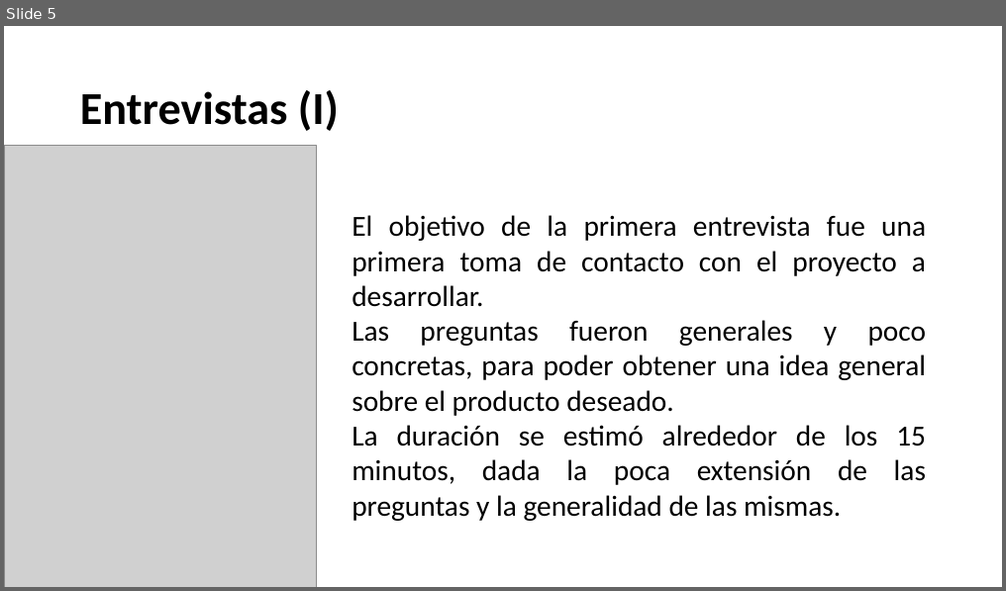
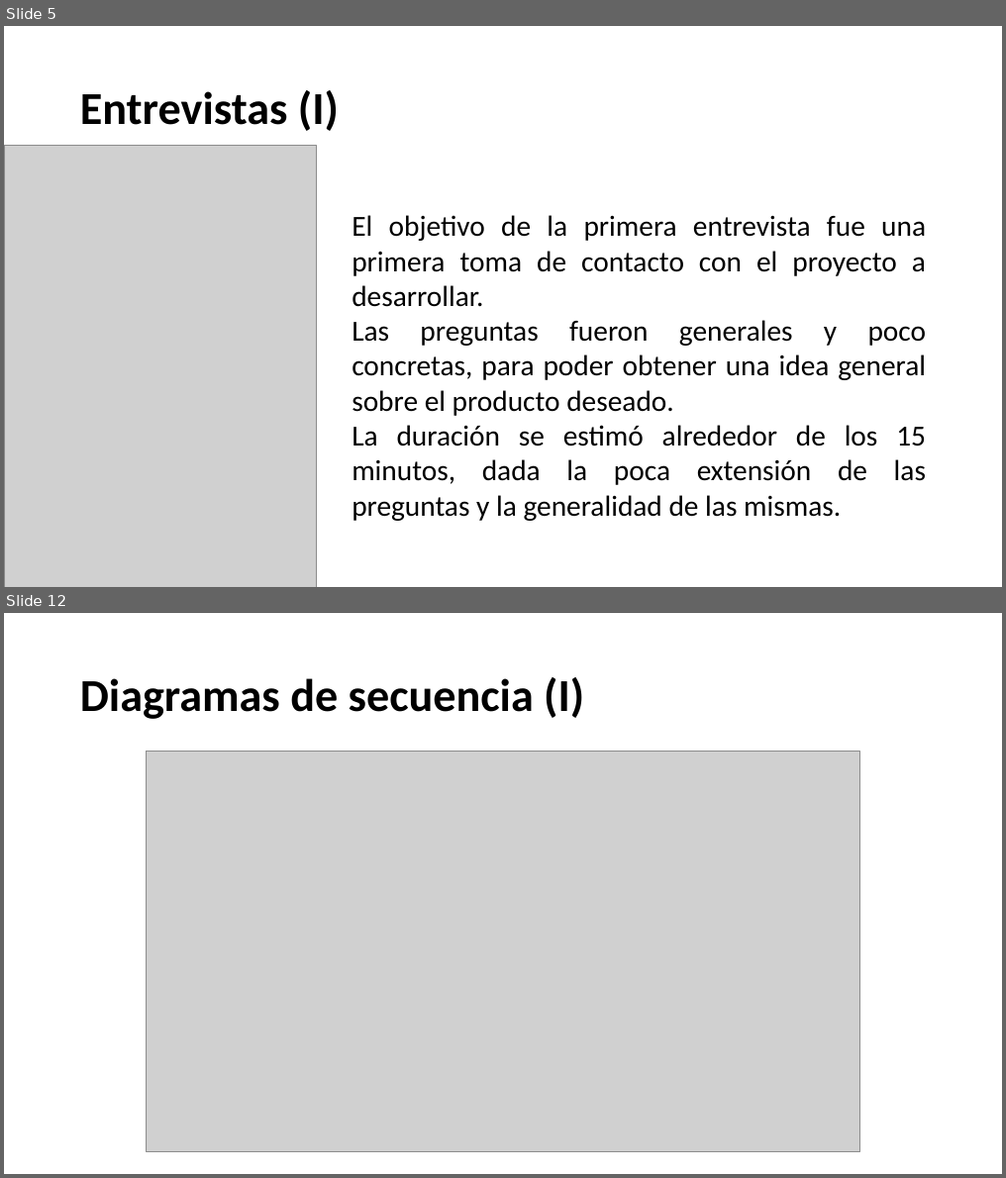
Before and after one commit to iTiago98/money-manager, a slide deck: MONEY MANAGER.pptx. Shown one above the other, each under a label of ours: slide 5 before the commit, slides 5 and 12 after it; the slides between them are not shown. The pictures are 1006x591 and 1006x1178 pixels, drawn with LibreOffice and Linux fonts; fonts in the diff are those of the drawing; grey boxes stand for pictures; background and template pictures are left out. Boxes give left, top, right and bottom in pixels: in the first picture for what was removed or moved away, otherwise in the second. Text is boxed around its words. In the diff, an @@ line names an element or a change of style, - is before the commit and + after.

```diff
--- a/MONEY MANAGER.pptx
+++ b/MONEY MANAGER.pptx
@@ slide 12 added at (x1=4, y1=613, x2=1002, y2=1174), background picture (left out) @@
@@ title added at (x1=80, y1=677, x2=584, y2=719), 44 pt, text #000000, bold @@
+Diagramas de secuencia (I)
@@ picture added at (x1=147, y1=752, x2=859, y2=1153) @@
```
Also in this commit, not shown: 2 slides changed, 13 other slides added, 1 slide removed.
